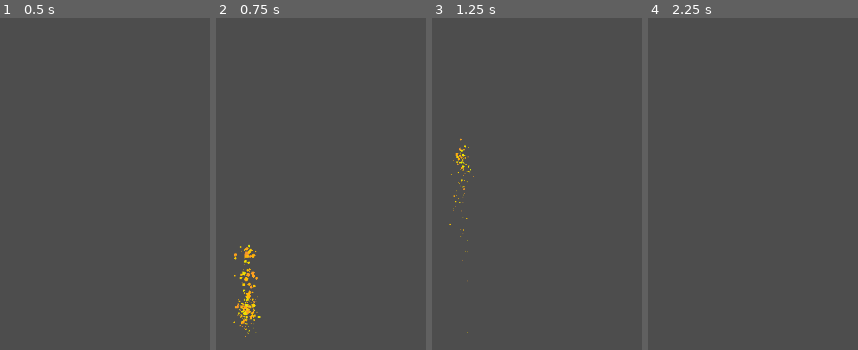
Above: before the commit, frames 1-4 (left to right).
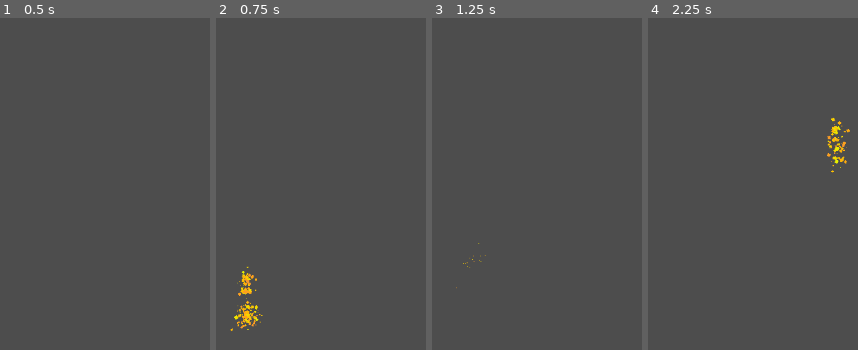
Above: after the commit, the same moments.

Repository: Someoneyeeting/Rise-From-the-Ashes
Game: Godot game, scene res://node_2d.tscn
Same seed, same stepped clock (60 frames per second), same inputs: the game is played once before the commit and once after it.
Inputs:
- Up to frame 1 (0.5 s): no input
- Up to frame 2 (0.75 s): tap Enter at 0.5 s; hold D (right) from 0.53 s (still down); tap Space (rise) at 0.6 s
- Up to frame 3 (1.25 s): keep holding D (right); tap W (up) at 0.77 s
- Up to frame 4 (2.25 s): tap Space (rise) at 1.35, 2.1 s; tap W (up) at 1.52 s; release D (right) at 2.03 s; hold A (left) from 2.03 s (still down)

Frame 1 is identical in both runs. In frame 2, 1.2% of the frame differs, in the area x 6-23%, y 68-97%; in frame 3, 0.3%; in frame 4, 0.5%.

Commit message:
flammmmes

Diff:
--- a/node_2d.tscn
+++ b/node_2d.tscn
@@ -19,6 +19,3 @@
 
 [node name="player" parent="StaticBody2D" instance=ExtResource("1_yaku2")]
 position = Vector2(204, 397)
-speed = 200.0
-jumpheight = 200.0
-rising_speed = 1000.0
--- a/player.gd
+++ b/player.gd
@@ -2,14 +2,16 @@
 
 
 @export
-var speed : float = 20
+var speed : float = 200
 
 @export
-var jumpheight : float = 100
+var jumpheight : float = 200
 
 @export
-var rising_speed : float = 10
+var rising_speed : float = 1000
 
+@export
+var rising_finish_speed : float = 400
 
 func normal_move():
 	var move := Input.get_action_strength("right") - Input.get_action_strength("left")
@@ -30,15 +32,14 @@
 
 func rise():
 	$rising.start()
-	velocity.y = -rising_speed
+	$flamestime.start()
 
 func rising():
 	velocity.x = 0
-	velocity.y += 30
-	#velocity.y = -rising_speed * ($rising.time_left / $rising.wait_time)
+	velocity.y = -lerp(rising_finish_speed,rising_speed,$rising.time_left / $rising.wait_time)
 
 func _physics_process(delta: float) -> void:
-	$flames.emitting = not $rising.is_stopped()
+	$flames.emitting = not $flamestime.is_stopped()
 	if($rising.is_stopped()):
 		normal_move()
 	else:
--- a/player.tscn
+++ b/player.tscn
@@ -16,8 +16,9 @@
 emission_sphere_radius = 18.55
 angle_min = -720.0
 angle_max = 720.0
-direction = Vector3(0, 1, 0)
-spread = 14.505
+inherit_velocity_ratio = 2.785
+direction = Vector3(0, 0, 0)
+spread = 180.0
 initial_velocity_max = 96.77
 angular_velocity_min = -255.48
 angular_velocity_max = 193.55
@@ -28,11 +29,20 @@
 color = Color(1, 0.741768, 0, 1)
 hue_variation_min = -0.09
 hue_variation_max = 0.08
+turbulence_enabled = true
+turbulence_noise_strength = 12.84
+turbulence_noise_scale = 3.113
+turbulence_noise_speed_random = 4.0
+turbulence_influence_min = 0.0
+turbulence_influence_max = 1.0
+turbulence_initial_displacement_min = 1.49012e-06
+turbulence_initial_displacement_max = 1.49012e-06
 
 [sub_resource type="RectangleShape2D" id="RectangleShape2D_jo88o"]
 
 [node name="player" type="CharacterBody2D"]
 script = ExtResource("1_6ogng")
+rising_finish_speed = 500.0
 
 [node name="flames" type="GPUParticles2D" parent="."]
 emitting = false
@@ -45,5 +55,9 @@
 shape = SubResource("RectangleShape2D_jo88o")
 
 [node name="rising" type="Timer" parent="."]
-wait_time = 0.4
+wait_time = 0.1
 one_shot = true
+
+[node name="flamestime" type="Timer" parent="."]
+wait_time = 0.2
+one_shot = true
